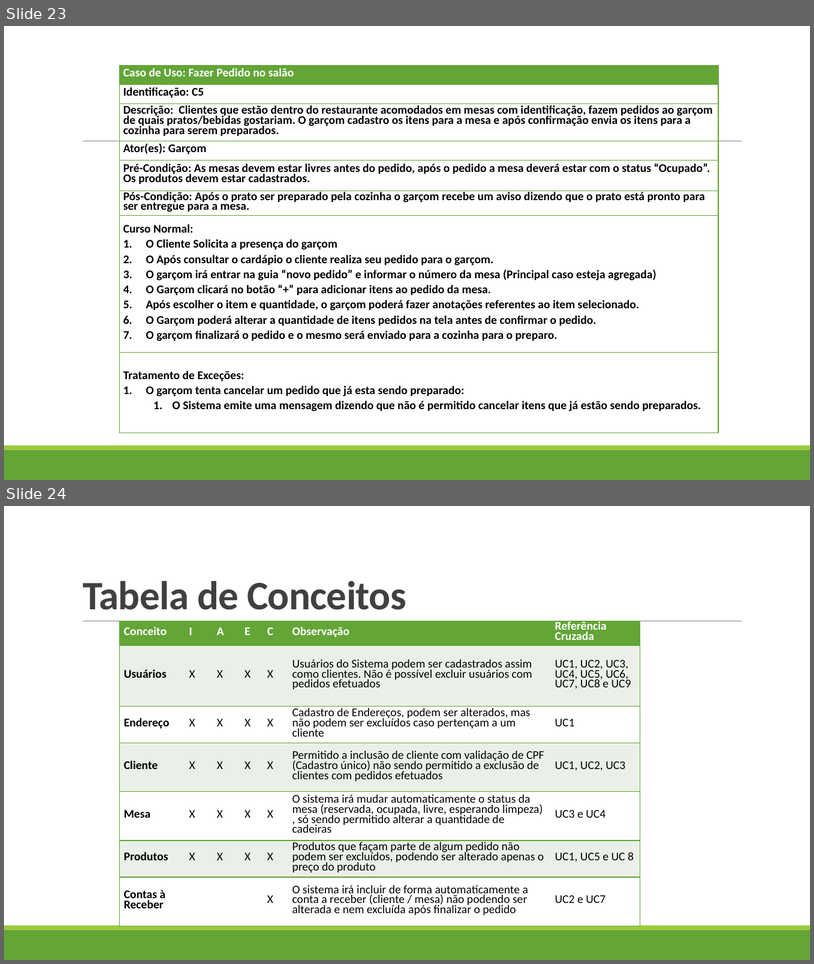
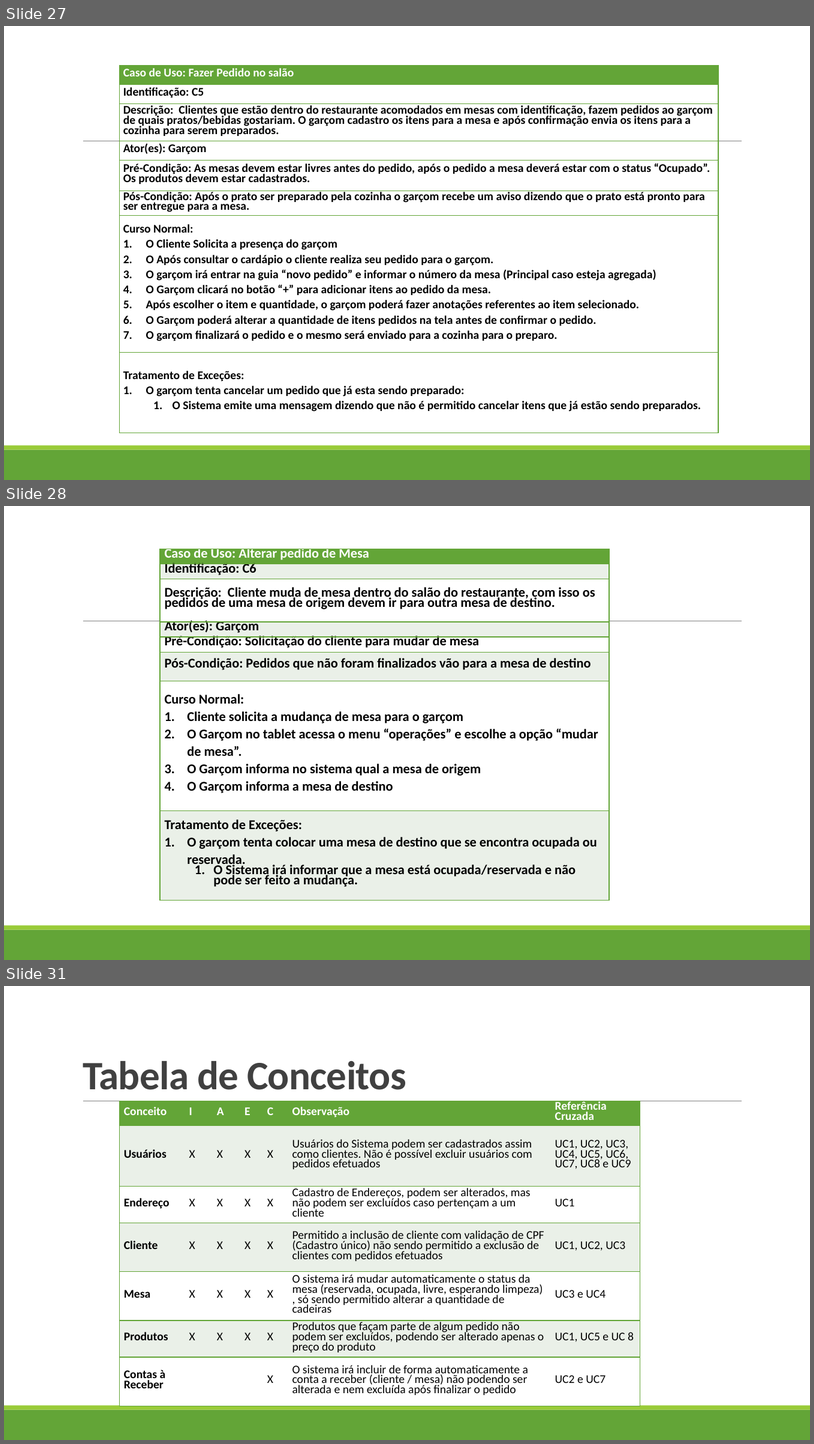
Before and after one commit to markaumvb/Restaurante, a slide deck: Documentação/Apresentação 2.0.pptx. Shown one above the other, each under a label of ours: slides 23 and 24 before the commit, slides 27, 28 and 31 after it; the slides between them are not shown. The pictures are 814x964 and 814x1444 pixels, drawn with LibreOffice and Linux fonts; fonts in the diff are those of the drawing. Boxes give left, top, right and bottom in pixels: in the first picture for what was removed or moved away, otherwise in the second. Text is boxed around its words. In the diff, an @@ line names an element or a change of style, - is before the commit and + after.

```diff
--- a/Documentação/Apresentação 2.0.pptx
+++ b/Documentação/Apresentação 2.0.pptx
@@ slide 28 added at <box>4,506,810,960</box>, background #FFFFFF; not listed: 3 template elements that a slide beside it also shows @@
@@ table added at <box>160,549,609,900</box>, 8 rows, 1 columns @@
+Caso de Uso: Alterar pedido de Mesa
+Identificação: C6
+Descrição: Cliente muda de mesa dentro do salão do restaurante, com isso os pedidos de uma mesa de origem devem ir para outra mesa de destino.
+Ator(es): Garçom
+Pré-Condição: Solicitação do cliente para mudar de mesa
+Pós-Condição: Pedidos que não foram finalizados vão para a mesa de destino
+Curso Normal: / Cliente solicita a mudança de mesa para o garçom / O Garçom no tablet acessa o menu “operações” e escolhe a opção “mudar de mesa”. / O Garçom informa no sistema qual a mesa de origem / O Garçom informa a mesa de destino
+Tratamento de Exceções: / O garçom tenta colocar uma mesa de destino que se encontra ocupada ou reservada. / O Sistema irá informar que a mesa está ocupada/reservada e não pode ser feito a mudança.
@@ what was slide 23 is now slide 27 @@
@@ what was slide 24 is now slide 31 @@
```
Also in this commit, not shown: 6 other slides added, 3 other files.
